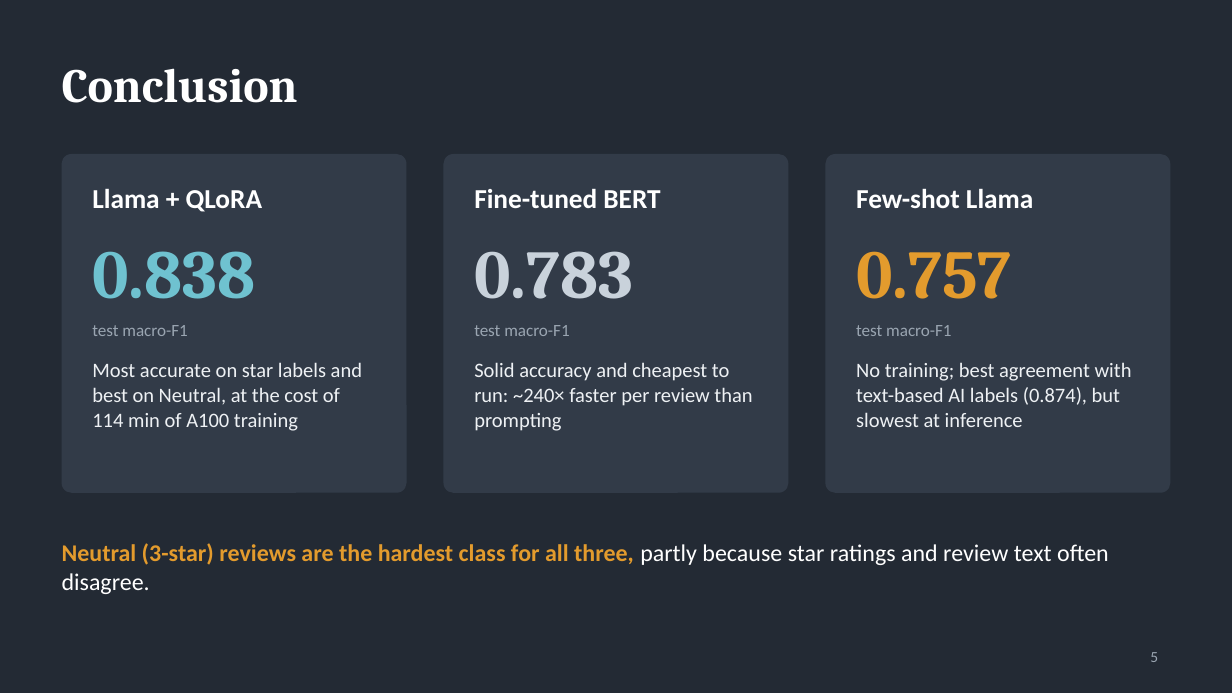
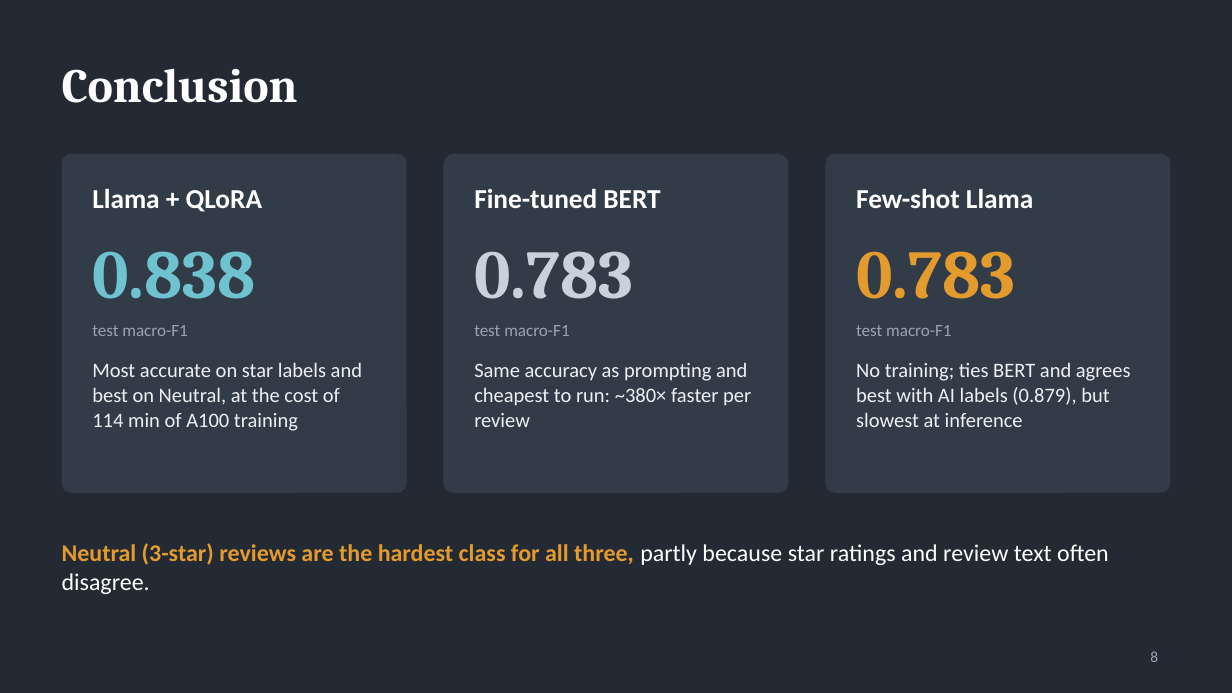
Before and after one commit to Junebhone/ReviewLens, a slide deck: slide 8 of docs/slides/Dinh_ReviewLens_Slides.pptx (slide 5 before the commit). Drawn at 1232x693 pixels with LibreOffice and Linux fonts; fonts in the diff are those of the drawing. Boxes give left, top, right and bottom in pixels: in the first picture for what was removed or moved away, otherwise in the second. Text is boxed around its words. In the diff, an @@ line names an element or a change of style, - is before the commit and + after.

```diff
--- a/docs/slides/Dinh_ReviewLens_Slides.pptx
+++ b/docs/slides/Dinh_ReviewLens_Slides.pptx
@@ text at [856,251,1015,299]: text changed @@
-0.757
+0.783
@@ text at [474,362,751,427]: text changed @@
-Solid accuracy and cheapest to run: ~240× faster per review than prompting
+Same accuracy as prompting and cheapest to run: ~380× faster per review
@@ text at [856,362,1131,427]: text changed @@
-No training; best agreement with text-based AI labels (0.874), but slowest at inference
+No training; ties BERT and agrees best with AI labels (0.879), but slowest at inference
@@ page number at [1150,651,1158,662]: text changed @@
-5
+8
```
Also in this commit, not shown: 4 other slides changed, 3 slides added, 4 other files.
